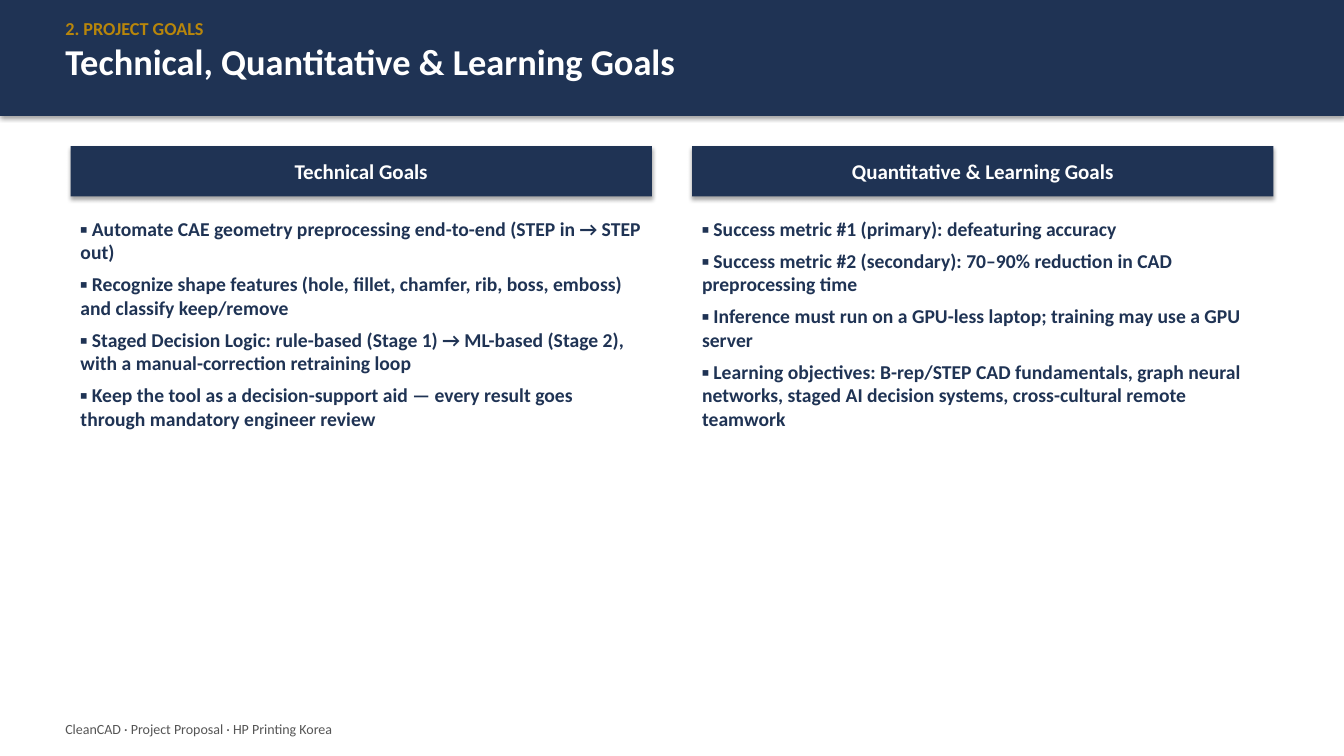
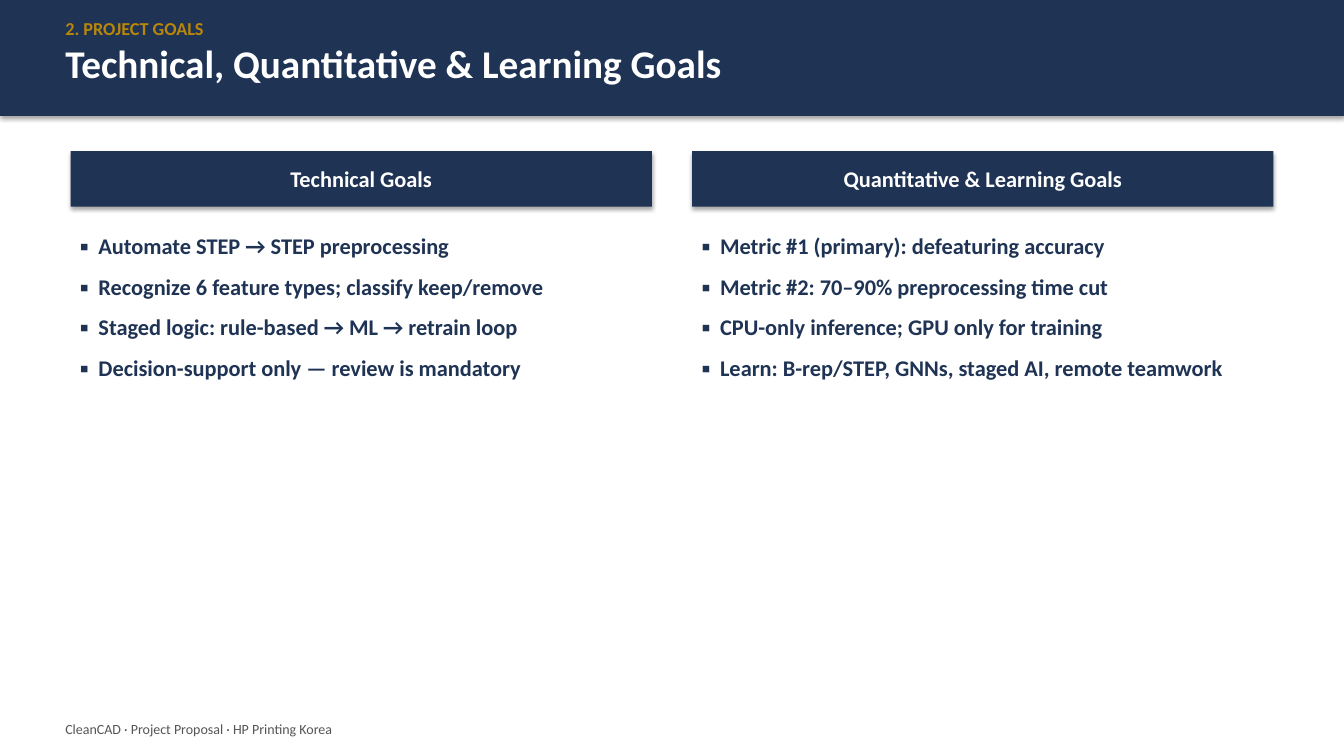
Before and after one commit to Junoh-Lee111/CapstoneProject-HP-Mold-Part-Defeaturing, a slide deck: slide 4 of docs/Project_Proposal.pptx. Drawn at 1344x756 pixels with LibreOffice and Linux fonts; fonts in the diff are those of the drawing. Boxes give left, top, right and bottom in pixels: in the first picture for what was removed or moved away, otherwise in the second. Text is boxed around its words. In the diff, an @@ line names an element or a change of style, - is before the commit and + after.

```diff
--- a/docs/Project_Proposal.pptx
+++ b/docs/Project_Proposal.pptx
@@ text at bbox=[65, 50, 722, 85]: size 26 to 28 pt in "Technical, Quantitative & Learning Goals" @@
@@ rectangle "Technical Goals": place and size @@
-rectangle "Technical Goals" at bbox=[71, 146, 652, 197]
+rectangle "Technical Goals" at bbox=[71, 151, 652, 207]
@@ rectangle "Technical Goals" at bbox=[71, 151, 652, 207]: size 15 to 16 pt @@
@@ rectangle "Quantitative & Learning Goals" at bbox=[693, 151, 1274, 207]: size 15 to 16 pt @@
@@ rectangle "Quantitative & Learning Goals": place and size @@
-rectangle "Quantitative & Learning Goals" at bbox=[693, 146, 1274, 197]
+rectangle "Quantitative & Learning Goals" at bbox=[693, 151, 1274, 207]
@@ text at bbox=[98, 238, 543, 380]: text changed; size 14 to 16 pt @@
-▪ Automate CAE geometry preprocessing end-to-end (STEP in → STEP out)
-▪ Recognize shape features (hole, fillet, chamfer, rib, boss, emboss) and classify keep/remove
-▪ Staged Decision Logic: rule-based (Stage 1) → ML-based (Stage 2), with a manual-correction retraining loop
-▪ Keep the tool as a decision-support aid — every result goes through mandatory engineer review
+▪ Automate STEP → STEP preprocessing
+▪ Recognize 6 feature types; classify keep/remove
+▪ Staged logic: rule-based → ML → retrain loop
+▪ Decision-support only — review is mandatory
@@ text at bbox=[720, 237, 1222, 380]: text changed; size 14 to 16 pt @@
-▪ Success metric #1 (primary): defeaturing accuracy
-▪ Success metric #2 (secondary): 70–90% reduction in CAD preprocessing time
-▪ Inference must run on a GPU-less laptop; training may use a GPU server
-▪ Learning objectives: B-rep/STEP CAD fundamentals, graph neural networks, staged AI decision systems, cross-cultural remote teamwork
+▪ Metric #1 (primary): defeaturing accuracy
+▪ Metric #2: 70–90% preprocessing time cut
+▪ CPU-only inference; GPU only for training
+▪ Learn: B-rep/STEP, GNNs, staged AI, remote teamwork
```
Also in this commit, not shown: 15 other slides changed, 1 slide added, 6 other files.
